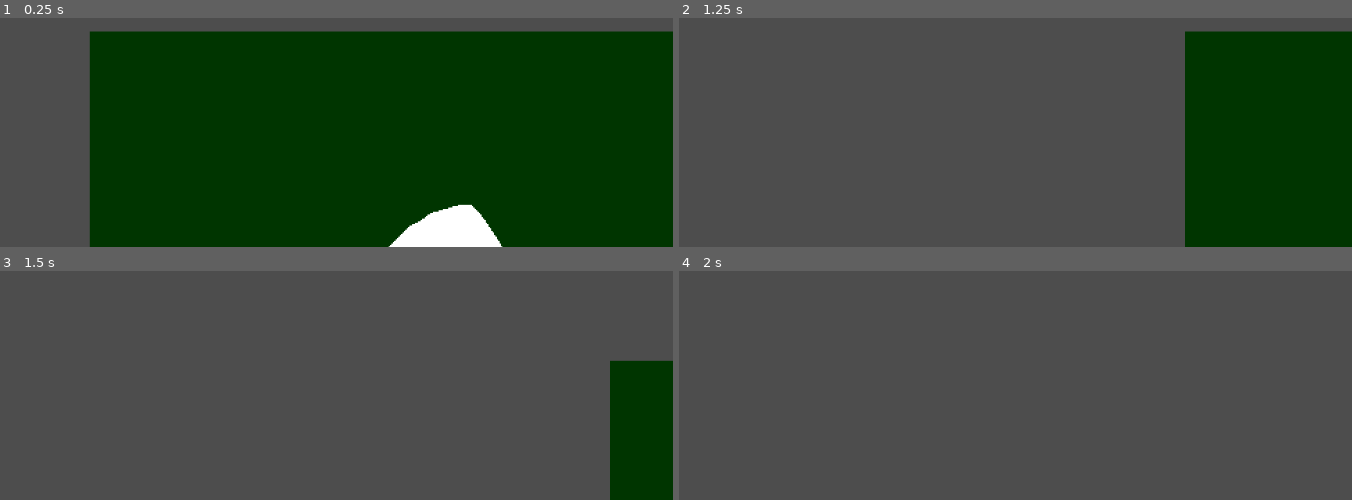
Above: before the commit, frames 1-4 (two rows, left to right).
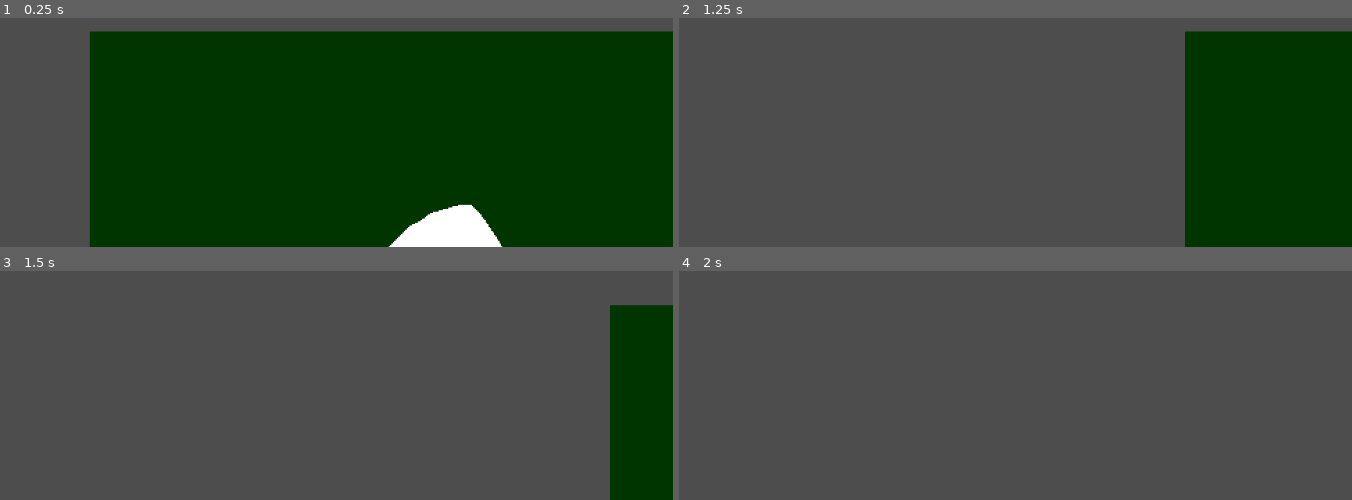
Above: after the commit, the same moments.

Repository: dbshincompany/BossCurseGame
Game: Godot game, scene res://world.tscn
Two runs of this game, one before a commit and one after it. Both use one fixed random seed, a clock stepped at 60 frames per second and the inputs below. This scene is started directly instead of the project's main scene.
Inputs:
- Up to frame 1 (0.25 s): no input
- Up to frame 2 (1.25 s): hold Right (ui_right) from 0.53 s (still down)
- Up to frame 3 (1.5 s): release Right (ui_right) at 1.28 s; hold Down (ui_down) from 1.28 s (still down)
- Up to frame 4 (2 s): keep holding Down (ui_down)

Frames 1-2 are identical in both runs. In frame 3, 2.3% of the frame differs, in the area x 90-100%, y 14-40%; in frame 4, nothing differs.

Commit message:
player movement 3

Diff:
--- a/Player/Player.gd
+++ b/Player/Player.gd
@@ -6,8 +6,10 @@
 func _physics_process(delta):
 	var directionX = Input.get_axis("ui_left", "ui_right")
 	var directionY = Input.get_axis("ui_up", "ui_down")
-	position.x += directionX * delta * speed
-	position.y += directionY * delta * speed
+	velocity.x += directionX * delta * speed
+	velocity.y += directionY * delta * speed
+
+	move_and_slide()
 
 	get_node("CurseMeter").scale.x = curse
 
Not shown, added: Player/.DS_Store
